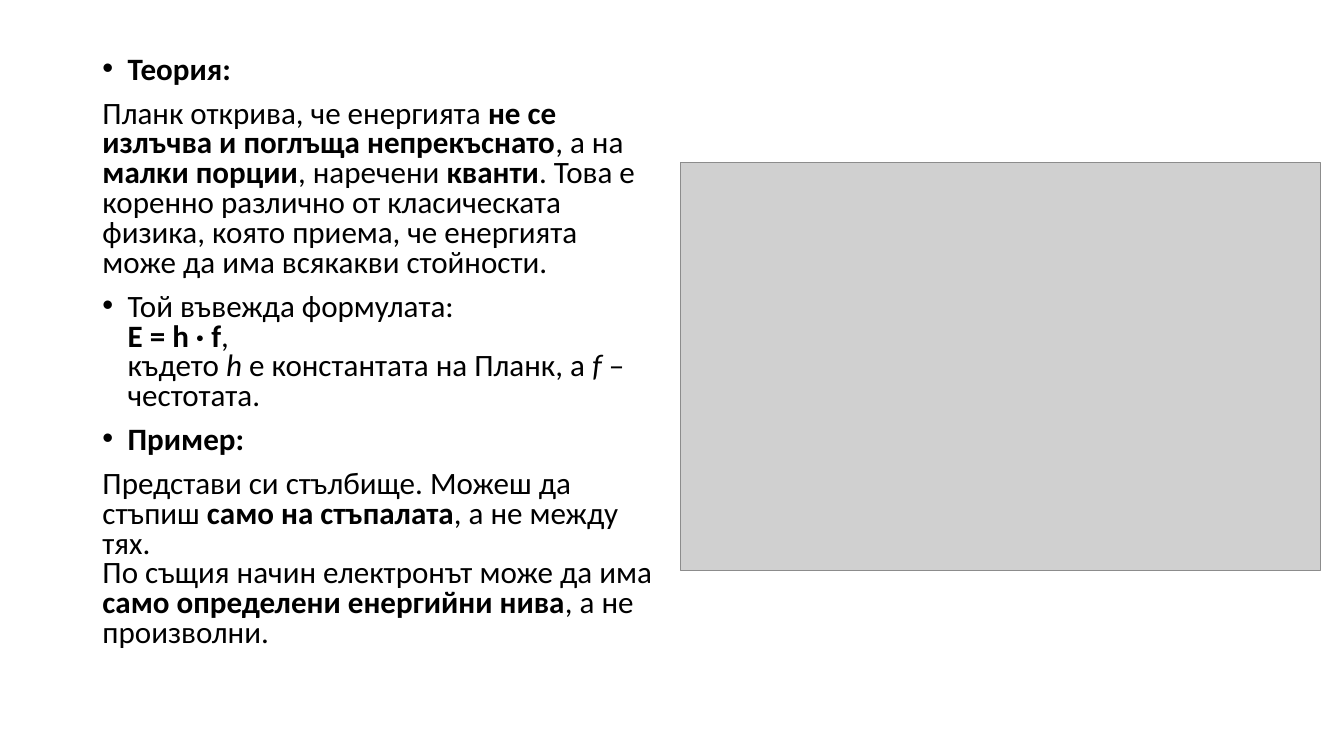
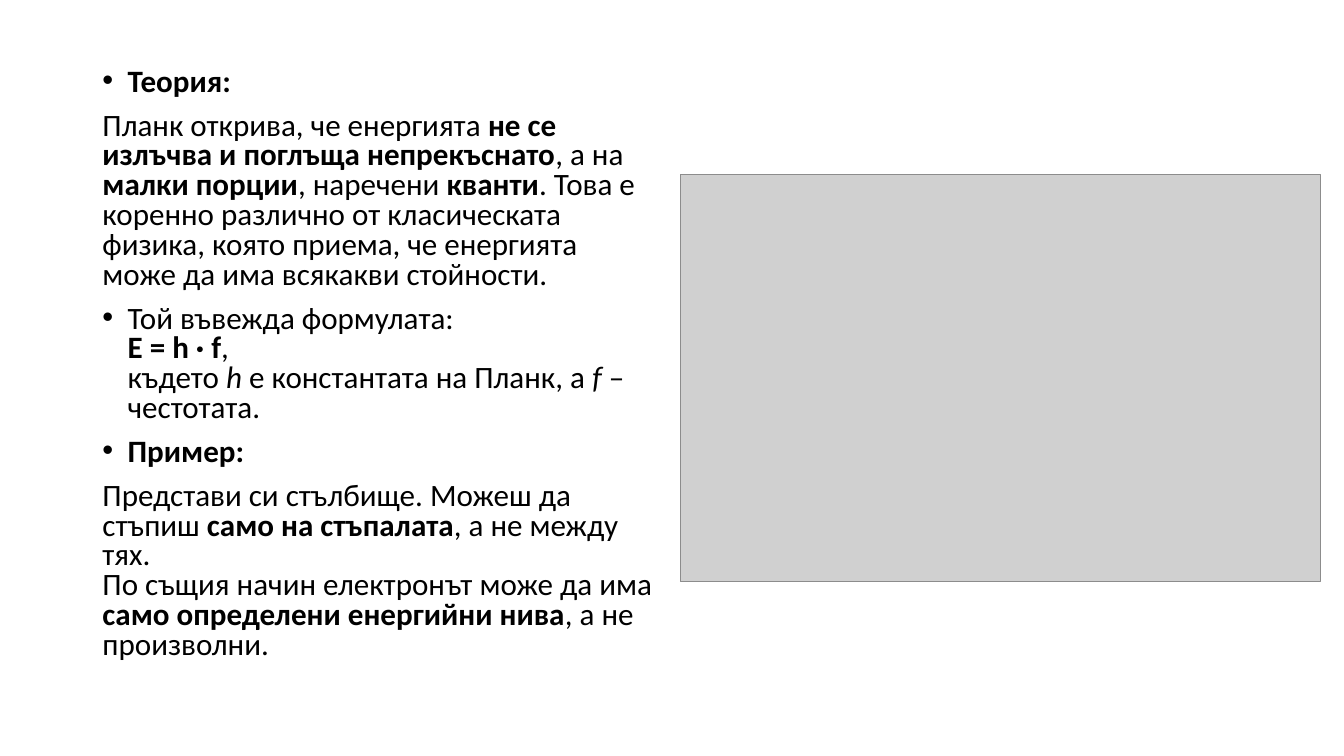
Before and after one commit to LAB5fire/PPQM, a slide deck: slide 5 of kvantova vizika.pptx. Drawn at 1344x756 pixels with LibreOffice and Linux fonts; fonts in the diff are those of the drawing; grey boxes stand for pictures. Boxes give left, top, right and bottom in pixels: in the first picture for what was removed or moved away, otherwise in the second. Text is boxed around its words. In the diff, an @@ line names an element or a change of style, - is before the commit and + after.

```diff
--- a/kvantova vizika.pptx
+++ b/kvantova vizika.pptx
@@ text "Теория:" moved from (x1=102, y1=60, x2=652, y2=648) to (x1=102, y1=72, x2=652, y2=660) @@
@@ picture moved from (x1=681, y1=162, x2=1321, y2=571) to (x1=681, y1=174, x2=1321, y2=583) @@
```
Also in this commit, not shown: 4 slides added.
